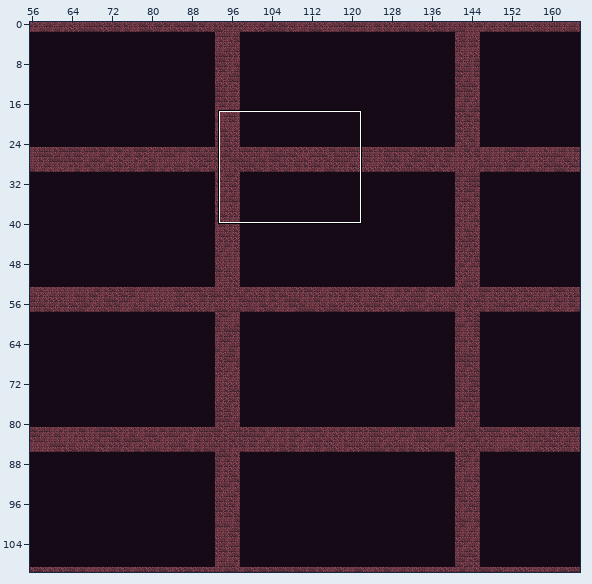
A Tiled map gets an edit: android/assets/maps/CavernMap1.tmx. The first picture is a wide view before the edit; the outline marks the close-up.
Close-up. First the earlier version:
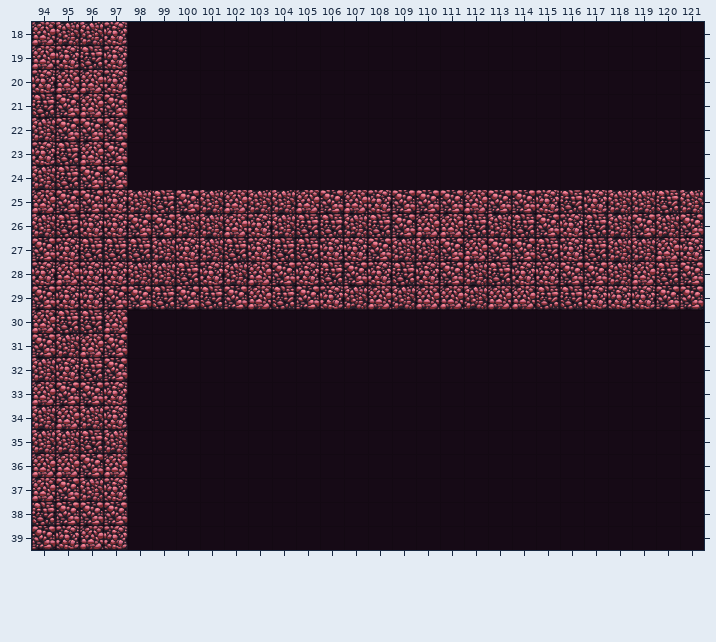
Cells are 64x64 px. Shown: x 94..121, y 18..39. The commit also changed other parts of the map, which this record leaves out.
And afterwards:
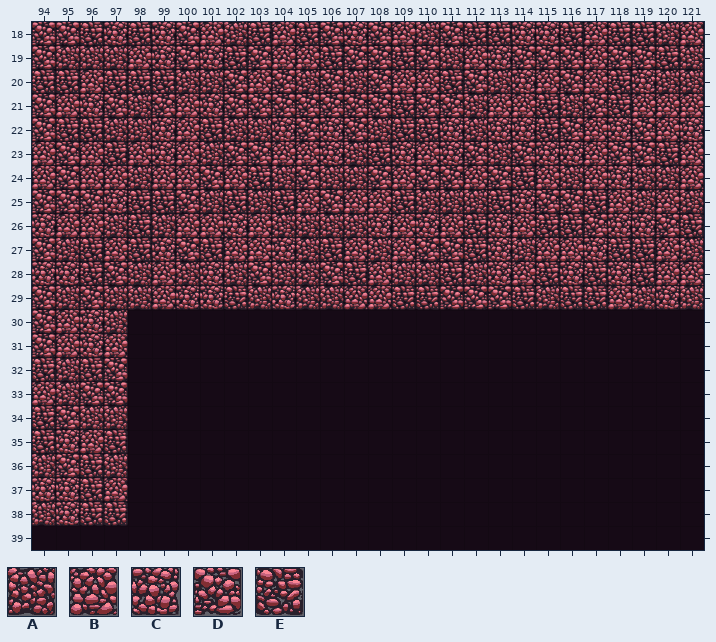
Key: from "tileMapGutter": A 5, B 6, C 7, D 8, E 9.
_ is an empty cell.
The edit:
Layer "terrain":
y 18: x 94..96 BAA -> DDE; x 98..121 ________________________ -> ECDBAEBEDCDBADEECCEBEEAB
y 19: x 94..121 BCEC________________________ -> DAAABCDCEDBBEDDEDABCDDDBDDEA
y 20: x 94..95 CB -> EE; x 97..121 C________________________ -> EEEAADBDADADBBEDACBDBECAA
y 21: x 94..96 EDB -> DBC; x 98..121 ________________________ -> ADBCDDDDDDDEDDABBEADEBBB
y 22: x 94..121 ADDD________________________ -> DEEAACBEAACDCDAEECACCEDBCDBC
y 23: x 94..95 CE -> BD; x 97..121 D________________________ -> EBCBADDBBCAECBCDADCCBDDEB
y 24: x 94..121 AEDD________________________ -> BDBBABBDBEADAADBDDBDEBABCAAB
y 25: x 94 B -> D; x 98 A -> E; x 102 B -> E; x 104 A -> E; x 108..118 CDDDBDDCECA -> BEAAAECDDEB; x 120 E -> B
y 26: x 94..103 AECCDDAABC -> CBBAEABBCB; x 105..106 EE -> AA; x 108..110 EDB -> CBC; x 113..121 AEDCEADAD -> CBEEDCCDE
y 27: x 95 C -> A; x 97 E -> B; x 99..110 ACAECEECCDAA -> CDEBBCAEBABD; x 112..119 BDDECEAA -> ECABBCEE; x 121 C -> A
y 28: x 95..97 BCC -> CED; x 99..100 AE -> BA; x 103..111 BDCEDCECD -> DAADEBAAE; x 113..121 ECCDDABED -> CBECECEBB
y 29: x 95..107 CCDDEDEDBEDCA -> ADAABCCEACAAB; x 109..115 ABBABBE -> EEDDDEA; x 117..121 CCCDD -> EBACA
y 30: x 94..97 BEEB -> DBCA
y 31: x 95..97 ABD -> BCB
y 32: x 94..95 AC -> EA
y 33: x 95 D -> A; x 97 C -> D
y 34: x 94..95 AB -> ED; x 97 C -> A
y 35: x 94..97 AAEA -> ECBE
y 36: x 94..97 BBDB -> ADEA
y 37: x 94..97 BDAC -> CCEB
y 38: x 94..97 EDDD -> ACEE
y 39: x 94..97 DCBC -> ____
Pixel boxes of the changes (left, top, right, bottom) in both close-ups:
changed: (32, 22, 704, 550)
